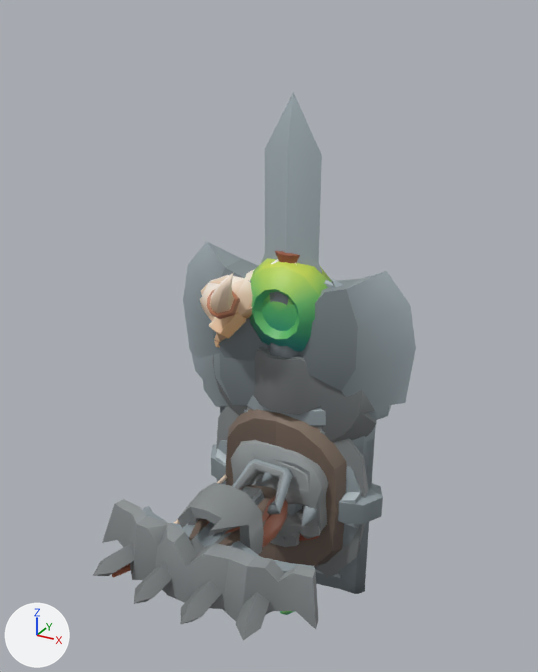
The glTF model 3d/models/kk_weapons.glb, before and after one commit.
Rendered twice from a camera (50 mm lens) standing at (1.49, -2.93, 2.29) and looking at (-0.1, -0.03, 0.84). The axes (+X, +Y, +Z) are drawn at lower left. The lights are the same throughout. The picture after the commit comes second.

The older version as bpy lines, for what is in view:
```python
me_axe_1handed = bpy.data.meshes.new('axe_1handed')
me_axe_1handed.from_pydata(...)  # 141 vertices, 274 faces; spans x -0.589..0.125, y -0.092..0.092, z -0.273..0.971
me_axe_1handed.materials.append(mat_defaultmaterial_002)
me_axe_2handed = bpy.data.meshes.new('axe_2handed')
me_axe_2handed.from_pydata(...)  # 256 vertices, 508 faces; spans x -0.62..0.62, y -0.13..0.13, z -0.43..1.29
me_axe_2handed.materials.append(mat_defaultmaterial_003)
me_skeleton_axe = bpy.data.meshes.new('Skeleton_Axe')
me_skeleton_axe.from_pydata(...)  # 279 vertices, 534 faces; spans x -0.494..0.494, y -0.141..0.141, z -0.251..1.001
me_skeleton_axe.materials.append(mat_defaultmaterial_013)
ob_axe_1handed = bpy.data.objects.new('axe_1handed', me_axe_1handed)
ob_axe_1handed.location = (0.0, 0.0, 0.0)
ob_axe_2handed = bpy.data.objects.new('axe_2handed', me_axe_2handed)
ob_axe_2handed.location = (0.0, 0.0, 0.0)
ob_skeleton_axe = bpy.data.objects.new('Skeleton_Axe', me_skeleton_axe)
ob_skeleton_axe.location = (0.0, 0.0, 0.0)
# also in view: 'Skeleton_Shield_Small_A' at (0.0, -0.03, 0.0); 'staff' at (0.04, 0.0, 0.18); 'Skeleton_Crossbow' at (0.0, -0.43, 0.08); 'Skeleton_Shield_Large_A' at (0.0, -0.01, 0.0); 'Skeleton_Staff' at (-0.16, -0.01, 0.2)
```
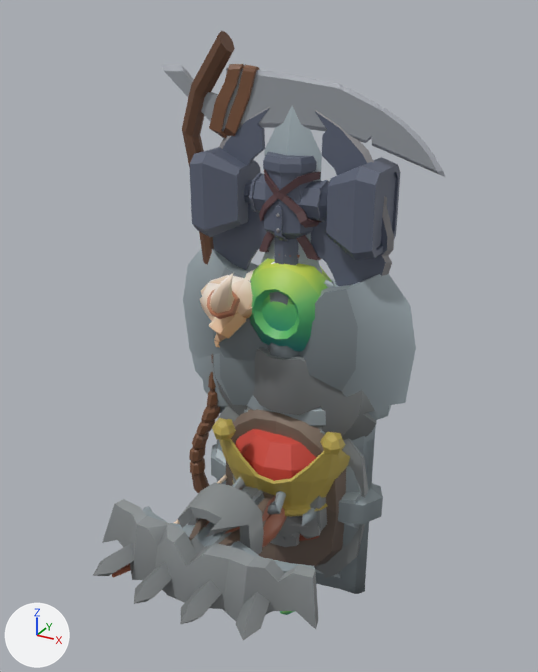
Diff of the bpy script that builds the scene:
```diff
--- a/3d/models/kk_weapons.glb.py
+++ b/3d/models/kk_weapons.glb.py
@@ mat_defaultmaterial_023 @@
+mat_defaultmaterial_023 = bpy.data.materials.new('DefaultMaterial.023')
+mat_defaultmaterial_023.use_nodes = True; mat_defaultmaterial_023.node_tree.nodes.clear()
+_N = mat_defaultmaterial_023.node_tree.nodes; _L = mat_defaultmaterial_023.node_tree.links
+n0 = _N.new('ShaderNodeOutputMaterial'); n0.name = 'Material Output'
+n1 = _N.new('ShaderNodeBsdfPrincipled'); n1.name = 'Principled BSDF'
+n2 = _N.new('ShaderNodeVertexColor'); n2.name = 'Color Attribute'
+_L.new(n1.outputs[0], n0.inputs[0])  # 'BSDF' to 'Surface'
+_L.new(n2.outputs[0], n1.inputs[0])  # 'Color' to 'Base Color'
@@ mat_defaultmaterial_022 @@
+mat_defaultmaterial_022 = bpy.data.materials.new('DefaultMaterial.022')
+mat_defaultmaterial_022.use_nodes = True; mat_defaultmaterial_022.node_tree.nodes.clear()
+_N = mat_defaultmaterial_022.node_tree.nodes; _L = mat_defaultmaterial_022.node_tree.links
+n0 = _N.new('ShaderNodeOutputMaterial'); n0.name = 'Material Output'
+n1 = _N.new('ShaderNodeBsdfPrincipled'); n1.name = 'Principled BSDF'
+n2 = _N.new('ShaderNodeVertexColor'); n2.name = 'Color Attribute'
+_L.new(n1.outputs[0], n0.inputs[0])  # 'BSDF' to 'Surface'
+_L.new(n2.outputs[0], n1.inputs[0])  # 'Color' to 'Base Color'
@@ mat_defaultmaterial_021 @@
+mat_defaultmaterial_021 = bpy.data.materials.new('DefaultMaterial.021')
+mat_defaultmaterial_021.use_nodes = True; mat_defaultmaterial_021.node_tree.nodes.clear()
+_N = mat_defaultmaterial_021.node_tree.nodes; _L = mat_defaultmaterial_021.node_tree.links
+n0 = _N.new('ShaderNodeOutputMaterial'); n0.name = 'Material Output'
+n1 = _N.new('ShaderNodeBsdfPrincipled'); n1.name = 'Principled BSDF'
+n2 = _N.new('ShaderNodeVertexColor'); n2.name = 'Color Attribute'
+_L.new(n1.outputs[0], n0.inputs[0])  # 'BSDF' to 'Surface'
+_L.new(n2.outputs[0], n1.inputs[0])  # 'Color' to 'Base Color'
@@ mat_defaultmaterial_019 @@
+mat_defaultmaterial_019 = bpy.data.materials.new('DefaultMaterial.019')
+mat_defaultmaterial_019.use_nodes = True; mat_defaultmaterial_019.node_tree.nodes.clear()
+_N = mat_defaultmaterial_019.node_tree.nodes; _L = mat_defaultmaterial_019.node_tree.links
+n0 = _N.new('ShaderNodeOutputMaterial'); n0.name = 'Material Output'
+n1 = _N.new('ShaderNodeBsdfPrincipled'); n1.name = 'Principled BSDF'
+n2 = _N.new('ShaderNodeVertexColor'); n2.name = 'Color Attribute'
+_L.new(n1.outputs[0], n0.inputs[0])  # 'BSDF' to 'Surface'
+_L.new(n2.outputs[0], n1.inputs[0])  # 'Color' to 'Base Color'
@@ ob_rpg_crown @@
+ob_rpg_crown = bpy.data.objects.new('rpg_crown', me_rpg_crown)  # 440 vertices, 840 faces; spans x -0.379..0.379, y -0.379..0.379, z 0.0..0.5
+ob_rpg_crown.location = (0.0, 0.0, 0.0)
@@ ob_rpg_halberd @@
+ob_rpg_halberd = bpy.data.objects.new('rpg_halberd', me_rpg_halberd)  # 788 vertices, 1556 faces; spans x -0.49..0.49, y -0.08..0.08, z -0.48..1.92
+ob_rpg_halberd.location = (0.0, 0.0, 0.0)
@@ ob_rpg_hammer @@
+ob_rpg_hammer = bpy.data.objects.new('rpg_hammer', me_rpg_hammer)  # 1005 vertices, 1918 faces; spans x -0.44..0.44, y -0.16..0.16, z -0.19..1.71
+ob_rpg_hammer.location = (0.0, 0.0, 0.0)
@@ ob_rpg_scythe @@
+ob_rpg_scythe = bpy.data.objects.new('rpg_scythe', me_rpg_scythe)  # 667 vertices, 1309 faces; spans x -0.68..0.68, y -0.06..0.06, z -0.3..2.2
+ob_rpg_scythe.location = (0.0, 0.0, 0.0)
```

Where the change shows, as pixel boxes [x1, y1, x2, y2] in the pictures (538 x 672 px):
'rpg_hammer', added (blue)
    after: [189, 147, 401, 261]
'rpg_scythe', added
    after: [161, 30, 445, 493]
'rpg_halberd', added (blue)
    after: [212, 107, 394, 286]
'rpg_crown', added
    after: [212, 418, 350, 517]
'sword_2handed', unchanged, covered by the edit
    before: [265, 92, 322, 265]
    after: [265, 106, 322, 265]
